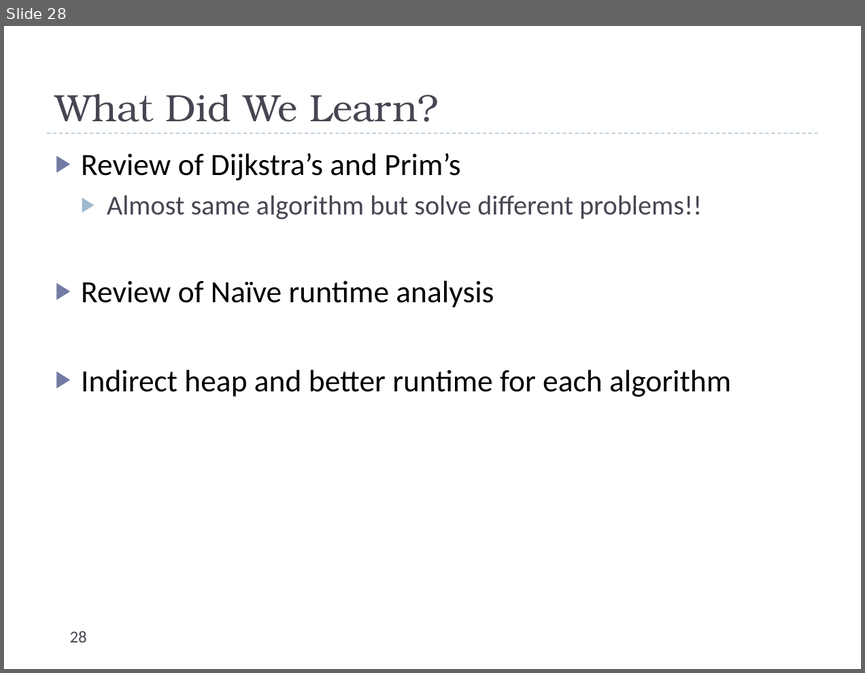
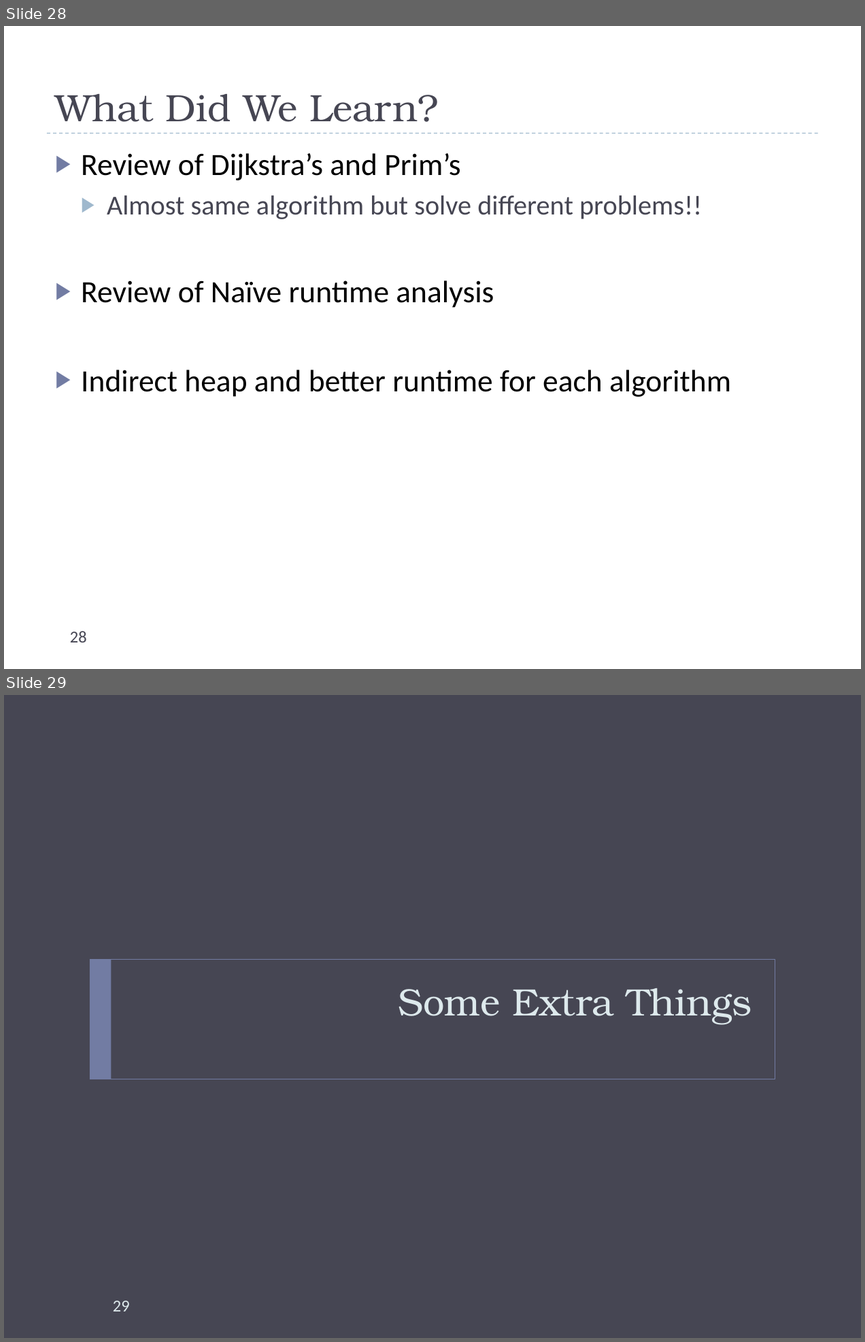
Before and after one commit to uva-cs/cs4102-f21, a slide deck: slides/dijkstraAndPrim.pptx. Shown one above the other, each under a label of ours: slide 28 before the commit, slides 28 and 29 after it. The pictures are 865x673 and 865x1342 pixels, drawn with LibreOffice and Linux fonts; fonts in the diff are those of the drawing. Boxes give left, top, right and bottom in pixels: in the first picture for what was removed or moved away, otherwise in the second. Text is boxed around its words. In the diff, an @@ line names an element or a change of style, - is before the commit and + after.

```diff
--- a/slides/dijkstraAndPrim.pptx
+++ b/slides/dijkstraAndPrim.pptx
@@ slide 29 added at [4, 695, 861, 1338], background #464653 @@
@@ rectangle added at [90, 959, 775, 1079], outline #727CA3 0.5 pt @@
@@ rectangle added at [90, 959, 111, 1079], fill #727CA3 @@
@@ title added at [398, 988, 752, 1025], 32 pt, text #DDE9EC @@
+Some Extra Things
@@ page number added at [113, 1300, 130, 1311], 14 pt, text #DDE9EC @@
+29
```
Also in this commit, not shown: 4 other slides added, 7 other files.
